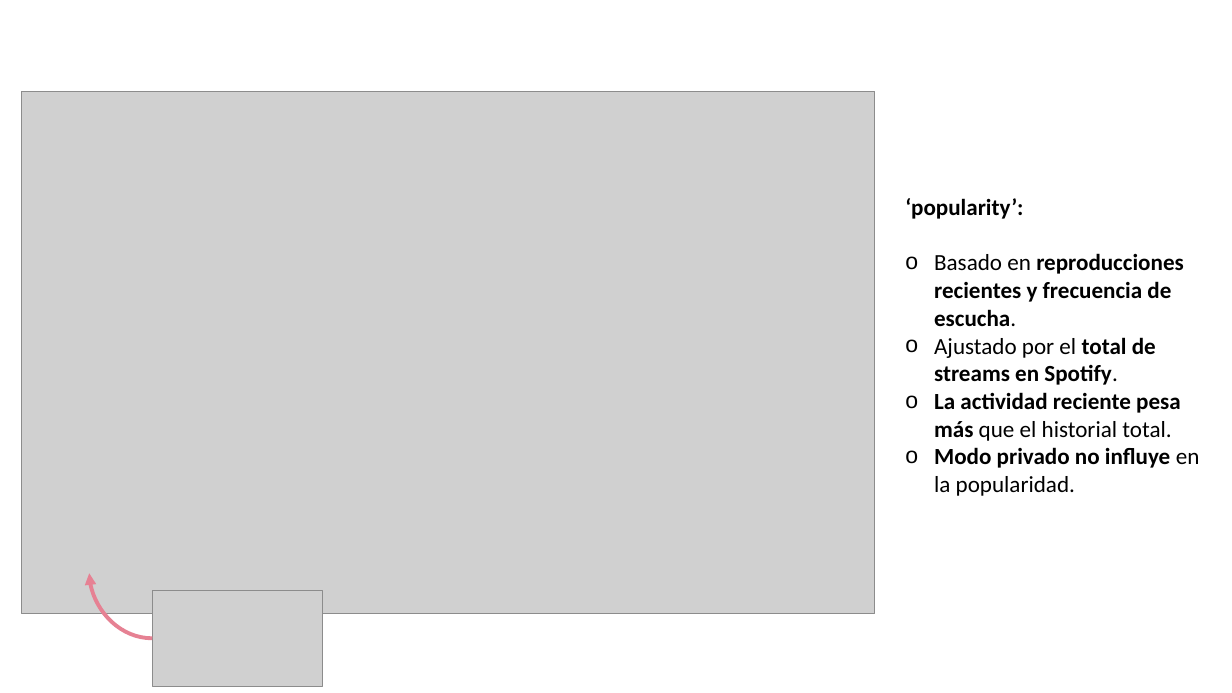
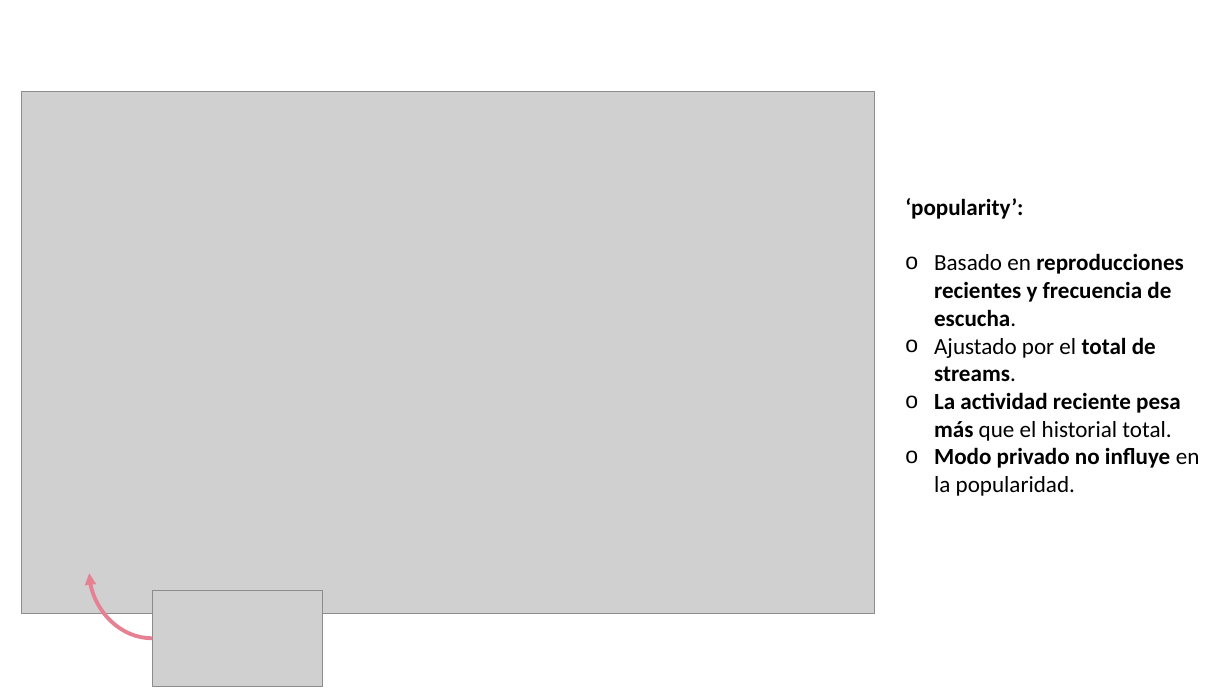
Before and after one commit to anderping/Spotify-EDA, a slide deck: slide 6 of presentacion/Cómo triunfar en Spotify_ANDERPENAVILLALOBOS.pptx. Drawn at 1232x693 pixels with LibreOffice and Linux fonts; fonts in the diff are those of the drawing; grey boxes stand for pictures. Boxes give left, top, right and bottom in pixels: in the first picture for what was removed or moved away, otherwise in the second. Text is boxed around its words. In the diff, an @@ line names an element or a change of style, - is before the commit and + after.

```diff
--- a/presentacion/Cómo triunfar en Spotify_ANDERPENAVILLALOBOS.pptx
+++ b/presentacion/Cómo triunfar en Spotify_ANDERPENAVILLALOBOS.pptx
@@ text at box(934, 337, 1156, 381): text changed; bold off @@
-o Ajustado por el total de streams en Spotify.
+o Ajustado por el total de streams.
```
Also in this commit, not shown: 2 other slides changed.
